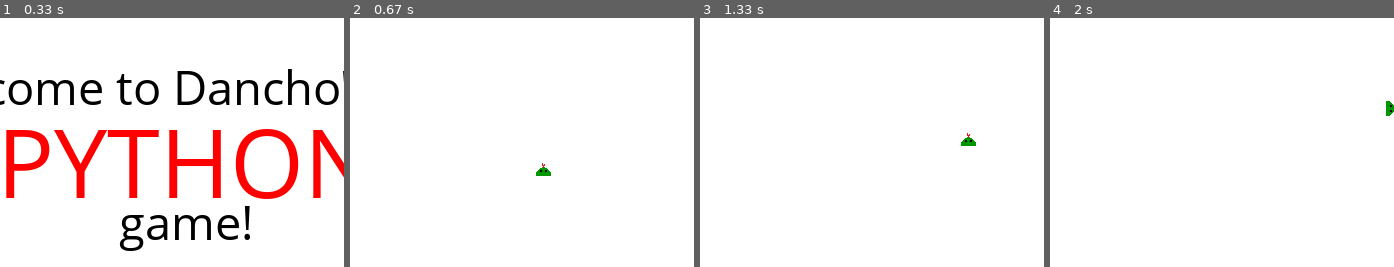
Above: before the commit, frames 1-4 (left to right).
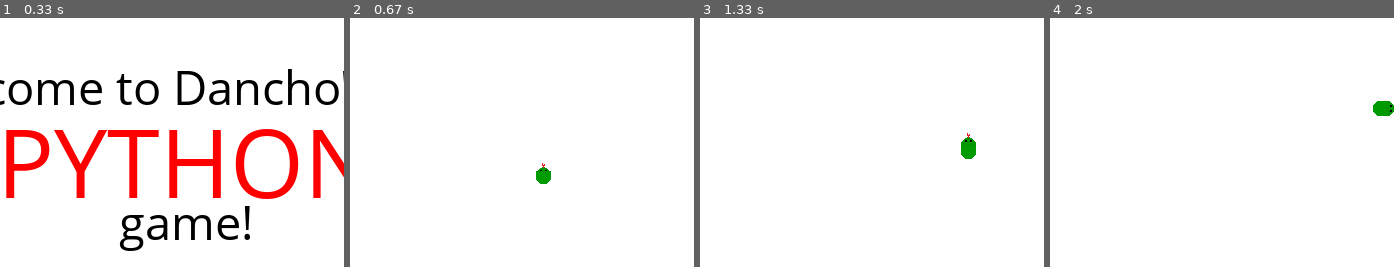
Above: after the commit, the same moments.

Repository: danielgospodinow/PyGame
Game: pygame game, started from startGame.py
The game is run twice, just before and just after one commit, with the same random seed, the same clock (stepped at 60 frames per second) and the same inputs.
Inputs:
- Up to frame 1 (0.33 s): no input
- Up to frame 2 (0.67 s): tap C at 0.33 s
- Up to frame 3 (1.33 s): hold D 0.67-1.13 s; hold W from 1.17 s (still down)
- Up to frame 4 (2 s): release W at 1.47 s; hold D 1.5-1.97 s
The pictures show only the part of the screen within x 31-81%, y 23-73%; the shares and areas given below are measured in that part.

Frame 1 is identical in both runs. In frame 2, 0.1% of the frame differs, in the area x 54-59%, y 61-67%; in frame 3, 0.2%, in the area x 75-81%, y 51-57%; in frame 4, 0.2%.

Commit message:
Refreshing the project and fixing a bug

Diff:
--- a/setup.py
+++ /dev/null
@@ -1,13 +0,0 @@
-import cx_Freeze
-
-executables = [cx_Freeze.Executable("snake_main.py")]
-
-cx_Freeze.setup(
-    name="Dancho's Sname Game",
-    options={"build_exe": {"packages": ["pygame"], "include_files": ["apple_sprite_01.png",
-                                                                     "danchoIcon.jpg",
-                                                                     "snake_tail_01.png",
-                                                                     "snakehead01.png"]}},
-    description="Dancho's first pygame!",
-    executables=executables
-)
--- a/snake_main.py
+++ b/startGame.py
@@ -8,10 +8,10 @@
 green = [0, 155, 0]
 red = [255, 0, 0]
 
-snake_head_image = pygame.image.load("snakehead01.png")
-apple_image = pygame.image.load("apple_sprite_01.png")
-snake_tail_image = pygame.image.load("snake_tail_01.png")
-game_icon = pygame.image.load("danchoIcon.jpg")
+snake_head_image = pygame.image.load("sprites/snakehead01.png")
+apple_image = pygame.image.load("sprites/apple_sprite_01.png")
+snake_tail_image = pygame.image.load("sprites/snake_tail_01.png")
+game_icon = pygame.image.load("sprites/danchoIcon.jpg")
 
 pygame.display.set_icon(game_icon)
 
@@ -31,8 +31,11 @@
 normal_font = pygame.font.SysFont("comicsansms", 50)
 large_font = pygame.font.SysFont("comicsansms", 100)
 
+snake_angle = 0
+
 
 def snake(snake_size, snake_list):
+    head = None
 
     if direction == "up":
         head = pygame.transform.rotate(snake_head_image, 0)
@@ -51,6 +54,7 @@
 
 
 def text_objects(text, color, font_size):
+    text_surface = None
     if font_size == "small":
         text_surface = small_font.render(text, True, color)
     elif font_size == "normal":
@@ -69,6 +73,33 @@
 def score(score):
     score_text = small_font.render("Score: " + str(score), True, black)
     gameDisplay.blit(score_text, [0, 0])
+
+
+def handle_snake(snake_list, snake_tail_pos, snake_turn_points):
+
+    global snake_angle
+    first_turn = []
+
+    if len(snake_turn_points) > 0:
+        first_turn = [snake_turn_points[0][0], snake_turn_points[0][1], snake_turn_points[0][2]]
+
+    if len(snake_list) > 1:
+
+        if len(first_turn) > 0 and snake_tail_pos[0] == first_turn[0] and snake_tail_pos[1] == first_turn[1]:
+
+            if first_turn[2] == "up":
+                snake_angle = 0
+            elif first_turn[2] == "down":
+                snake_angle = 180
+            elif first_turn[2] == "right":
+                snake_angle = 270
+            elif first_turn[2] == "left":
+                snake_angle = 90
+
+            snake_turn_points.pop(0)
+
+        tail = pygame.transform.rotate(snake_tail_image, snake_angle)
+        gameDisplay.blit(tail, (snake_tail_pos[0], snake_tail_pos[1]))
 
 
 def game_intro():
@@ -107,8 +138,9 @@
     rand_big_apple_y = round(random.randrange(0, display_height - snake_size) / 10.0) * 10.0
     big_apple_size = 20
     snake_list = []
-    snake_lenght = 1
+    snake_lenght = 2
     global direction
+    global snake_angle
     snake_turn_points = []
     game_score = 0
 
@@ -125,6 +157,8 @@
                         game_over = False
                         game_exit = True
                     if event.key == pygame.K_c:
+                        direction = "up"
+                        snake_angle = 0
                         game_loop()
 
         for event in pygame.event.get():  # Tozi for loop uprawlqwa eventite
@@ -134,25 +168,25 @@
             if event.type == pygame.KEYDOWN:
                 if event.key == pygame.K_a:
                     direction = "left"
-                    snake_turn_point = [[lead_x, lead_y], "left"]
+                    snake_turn_point = [lead_x, lead_y, "left"]
                     snake_turn_points.append(snake_turn_point)
                     lead_x_change = -snake_size
                     lead_y_change = 0
                 if event.key == pygame.K_d:
                     direction = "right"
-                    snake_turn_point = [[lead_x, lead_y], "right"]
+                    snake_turn_point = [lead_x, lead_y, "right"]
                     snake_turn_points.append(snake_turn_point)
                     lead_x_change = snake_size
                     lead_y_change = 0
                 if event.key == pygame.K_w:
                     direction = "up"
-                    snake_turn_point = [[lead_x, lead_y], "up"]
+                    snake_turn_point = [lead_x, lead_y, "up"]
                     snake_turn_points.append(snake_turn_point)
                     lead_y_change = -snake_size
                     lead_x_change = 0
                 if event.key == pygame.K_s:
                     direction = "down"
-                    snake_turn_point = [[lead_x, lead_y], "down"]
+                    snake_turn_point = [lead_x, lead_y, "down"]
                     snake_turn_points.append(snake_turn_point)
                     lead_y_change = snake_size
                     lead_x_change = 0
@@ -167,38 +201,22 @@
         snake_head.append(lead_x)
         snake_head.append(lead_y)
         snake_list.append(snake_head)
+
         if len(snake_list) > snake_lenght:
             del snake_list[0]
 
-        for each_segment in snake_list[:-1]:
+        for each_segment in snake_list[:-1]:  # Prowerka dali nqma pregrizwane
             if each_segment[0] == snake_head[0] and each_segment[1] == snake_head[1]:
                 game_over = True
 
         gameDisplay.fill(white)  # Slaga celiq background-color da e white
         # pygame.draw.rect(gameDisplay, red, [rand_big_apple_x, rand_big_apple_y, big_apple_size, big_apple_size])
         gameDisplay.blit(apple_image, (rand_big_apple_x, rand_big_apple_y))
+
         snake(snake_size, snake_list)
         # gameDisplay.fill(red, rect=[200, 200, 50, 50])  # Nachin 2 za chertane na prawoygylnik
-        '''if len(snake_turn_points) > 1 and snake_turn_points[-1][0][0] == snake_list[0][0]:
-            print("tail should now rotate!")
-            print(snake_turn_points[0][0][0], " ", snake_turn_points[0][0][1])
-            if snake_turn_points[-1][1] == "up":
-                print("up")
-                pygame.transform.rotate(snake_tail_image, 0)
-            if snake_turn_points[-1][1] == "down":
-                print("down")
-                pygame.transform.rotate(snake_tail_image, 180)
-            if snake_turn_points[-1][1] == "right":
-                print("right")
-                pygame.transform.rotate(snake_tail_image, 270)
-            if snake_turn_points[-1][1] == "left":
-                print("left")
-                pygame.transform.rotate(snake_tail_image, 90)
-            snake_turn_points.remove(snake_turn_points[-1])'''
-        if len(snake_list) > 1:
-            gameDisplay.blit(snake_tail_image, (snake_list[0][0], snake_list[0][1]))
+
         score(game_score)
-        pygame.display.update()  # Risuwa wsichko koeto wsichko e definirano nad tozi update() metod
 
         if (lead_x > rand_big_apple_x and lead_x < rand_big_apple_x + big_apple_size) or (lead_x + snake_size > rand_big_apple_x and lead_x + snake_size < rand_big_apple_x + big_apple_size):
             if (lead_y > rand_big_apple_y and lead_y < rand_big_apple_y + big_apple_size) or (lead_y + snake_size > rand_big_apple_y and lead_y + snake_size < rand_big_apple_y + big_apple_size):
@@ -207,6 +225,10 @@
                 rand_big_apple_x = random.randrange(0, display_width - big_apple_size)
                 rand_big_apple_y = random.randrange(0, display_height - big_apple_size)
 
+        snake_tail_pos = [snake_list[0][0], snake_list[0][1]]
+        handle_snake(snake_list, snake_tail_pos, snake_turn_points)
+
+        pygame.display.update()  # Risuwa wsichko koeto e definirano nad tozi update() metod
         python_clock.tick(fps)  # Prawim igrata da wyrwi s 10fps- po princip 30 fps e nai polzwanoto fps
 
     pygame.quit()
Not shown, removed: README.md
Renamed: apple_sprite_01.png -> sprites/apple_sprite_01.png
Renamed: danchoIcon.jpg -> sprites/danchoIcon.jpg
Renamed: snake_tail_01.png -> sprites/snake_tail_01.png
Renamed: snakehead01.png -> sprites/snakehead01.png
Not shown, removed: build/exe.win-amd64-3.4/SDL.dll
Not shown, removed: build/exe.win-amd64-3.4/SDL_image.dll
Not shown, removed: build/exe.win-amd64-3.4/SDL_mixer.dll
Not shown, removed: build/exe.win-amd64-3.4/SDL_ttf.dll
Not shown, removed: build/exe.win-amd64-3.4/_bz2.pyd
Not shown, removed: build/exe.win-amd64-3.4/_ctypes.pyd
Not shown, removed: build/exe.win-amd64-3.4/_hashlib.pyd
(and 52 more such lines)
